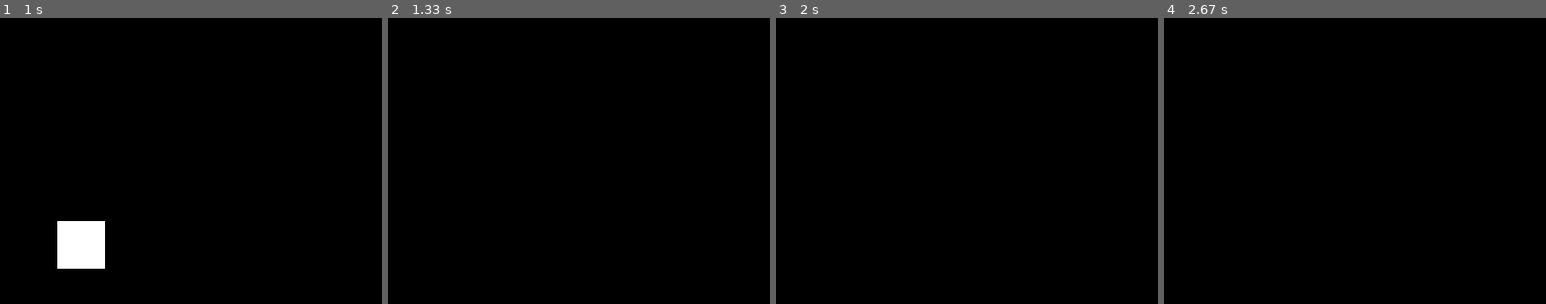
Above: before the commit, frames 1-4 (left to right).
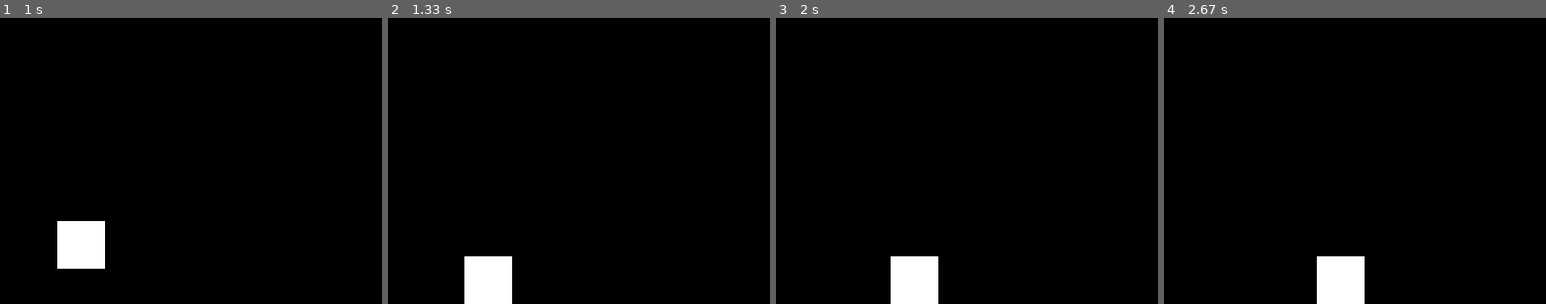
Above: after the commit, the same moments.

Repository: 0osmoz0/Pygame
Game: pygame game, started from main.py
Same seed, same stepped clock (60 frames per second), same inputs: the game is played once before the commit and once after it.
Inputs:
- Up to frame 1 (1 s): no input
- Up to frame 2 (1.33 s): no input
- Up to frame 3 (2 s): no input
- Up to frame 4 (2.67 s): no input
The pictures show only the part of the screen within x 50-100%, y 50-100%; the shares and areas given below are measured in that part.

Frame 1 is identical in both runs. In frame 2, 2.1% of the frame differs, in the area x 20-33%, y 83-100%; in frame 3, 2.1%; in frame 4, 2.1%.

Commit message:
add collide with screen

Diff:
--- a/main.py
+++ b/main.py
@@ -36,8 +36,17 @@
     # faire disparaitre l'écrans
     screen.fill((0, 0, 0))
 
+
+    #creer de la graviter
     speed[1] += gravity
     Player_1 = Player_1.move(speed)
+
+    # transformer le screen en rect
+    screen_rect = screen.get_rect()
+    # empeche le player de sortir de l'ecrans
+    if not screen_rect.contains(Player_1):
+        Player_1.clamp_ip(screen_rect)
+
 
     # Afficher le boutton sur l'écrans
     pygame.draw.rect(screen, RED, button_rect)
